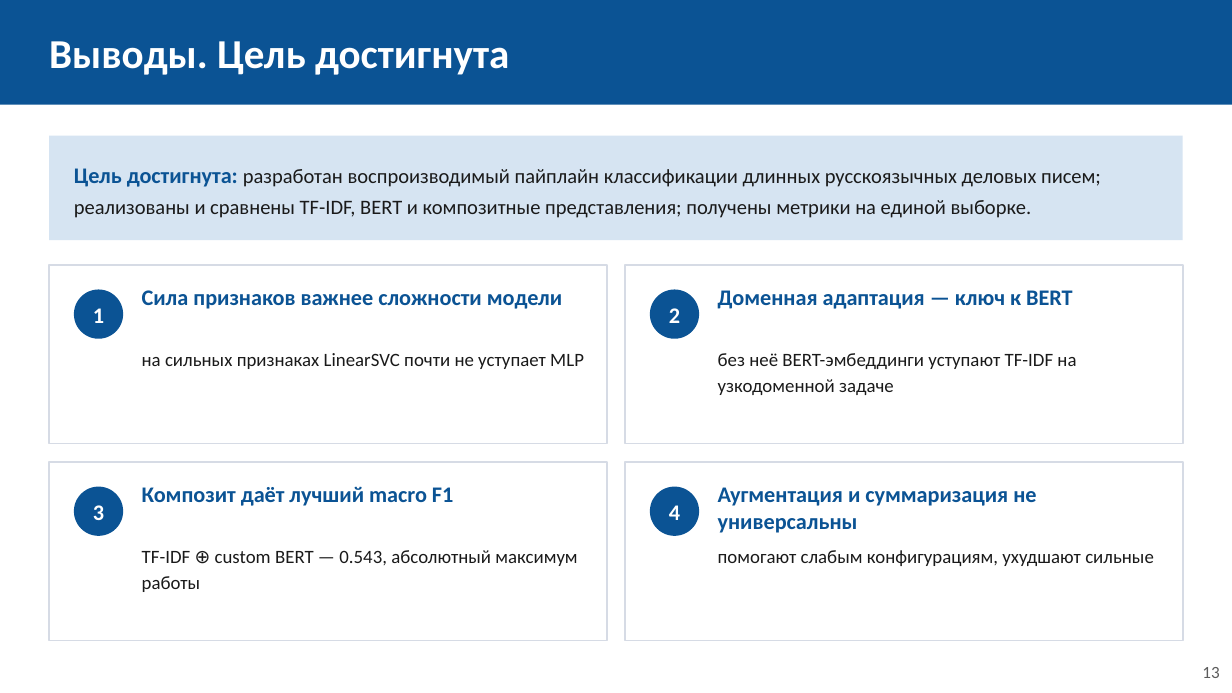
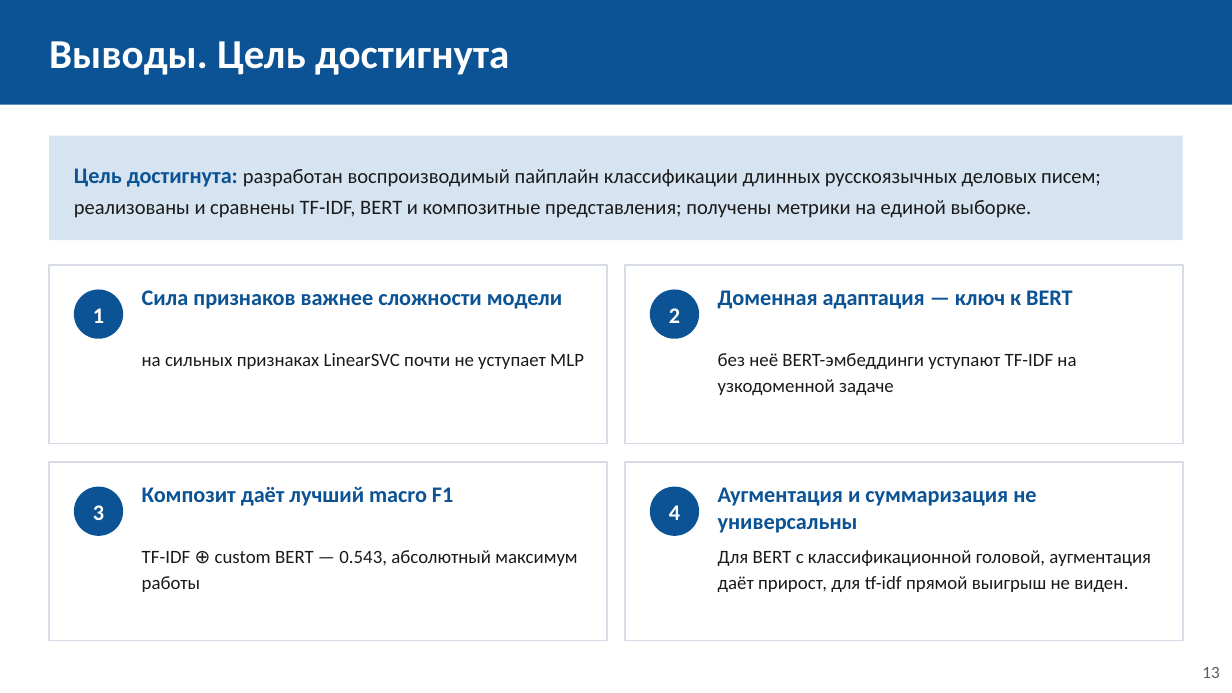
Before and after one commit to sevaTechoPark/mifi-vkr, a slide deck: slide 14 of defence/vkr_defense.pptx. Drawn at 1232x693 pixels with LibreOffice and Linux fonts; fonts in the diff are those of the drawing. Boxes give left, top, right and bottom in pixels: in the first picture for what was removed or moved away, otherwise in the second. Text is boxed around its words. In the diff, an @@ line names an element or a change of style, - is before the commit and + after.

```diff
--- a/defence/vkr_defense.pptx
+++ b/defence/vkr_defense.pptx
@@ text at (718, 550, 1151, 592): text changed @@
-помогают слабым конфигурациям, ухудшают сильные
+Для BERT с классификационной головой, аугментация даёт прирост, для tf-idf прямой выигрыш не виден.
```
Also in this commit, not shown: 2 other slides changed, 1 other file.
